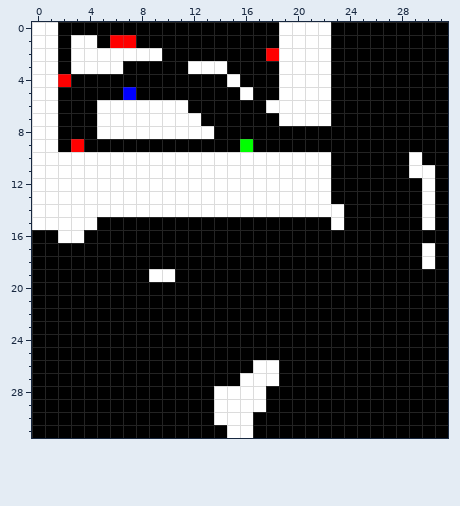
Two states of a pixel-art sprite, maps/testMap.png. This is how it looked before the edit.
The file is 32x32 pixels.
New version:
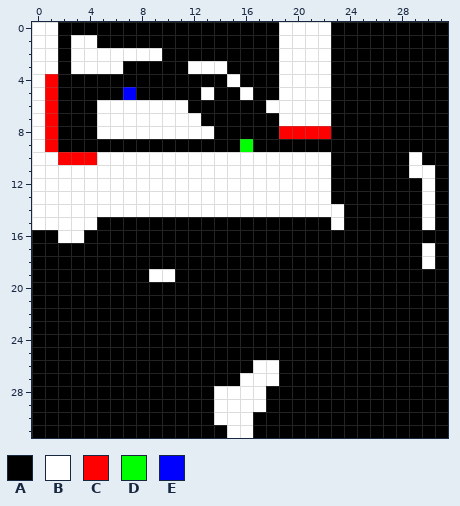
Palette (. is transparent): A #000000  B #ffffff  C #ff0000  D #00ff00  E #0000ff
What changed:
@@ x 0..31 @@
  0 BBAAAAAAAAAAAAAAAAABBBBAAAAAAAAA
- 1 BBABBACCAAAAAAAAAAABBBBAAAAAAAAA
- 2 BBABBBBBBBAAAAAAAACBBBBAAAAAAAAA
+ 1 BBABBAAAAAAAAAAAAAABBBBAAAAAAAAA
+ 2 BBABBBBBBBAAAAAAAAABBBBAAAAAAAAA
  3 BBABBBBAAAAABBBAAAABBBBAAAAAAAAA
- 4 BBCAAAAAAAAAAAABAAABBBBAAAAAAAAA
- 5 BBAAAAAEAAAAAAAABAABBBBAAAAAAAAA
- 6 BBAAABBBBBBBAAAAAABBBBBAAAAAAAAA
- 7 BBAAABBBBBBBBAAAAAABBBBAAAAAAAAA
- 8 BBAAABBBBBBBBBAAAAAAAAAAAAAAAAAA
- 9 BBACAAAAAAAAAAAADAAAAAAAAAAAAAAA
-10 BBBBBBBBBBBBBBBBBBBBBBBAAAAAABAA
+ 4 BCAAAAAAAAAAAAABAAABBBBAAAAAAAAA
+ 5 BCAAAAAEAAAAABAABAABBBBAAAAAAAAA
+ 6 BCAAABBBBBBBAAAAAABBBBBAAAAAAAAA
+ 7 BCAAABBBBBBBBAAAAAABBBBAAAAAAAAA
+ 8 BCAAABBBBBBBBBAAAAACCCCAAAAAAAAA
+ 9 BCAAAAAAAAAAAAAADAAAAAAAAAAAAAAA
+10 BBCCCBBBBBBBBBBBBBBBBBBAAAAAABAA
 11 BBBBBBBBBBBBBBBBBBBBBBBAAAAAABBA
Changed places in both pictures, as pixel boxes (x1, y1, x2, y2):
changed: (110, 35, 136, 48)
changed: (266, 48, 279, 61)
changed: (45, 74, 97, 165)
changed: (201, 87, 214, 100)
changed: (279, 126, 331, 139)
